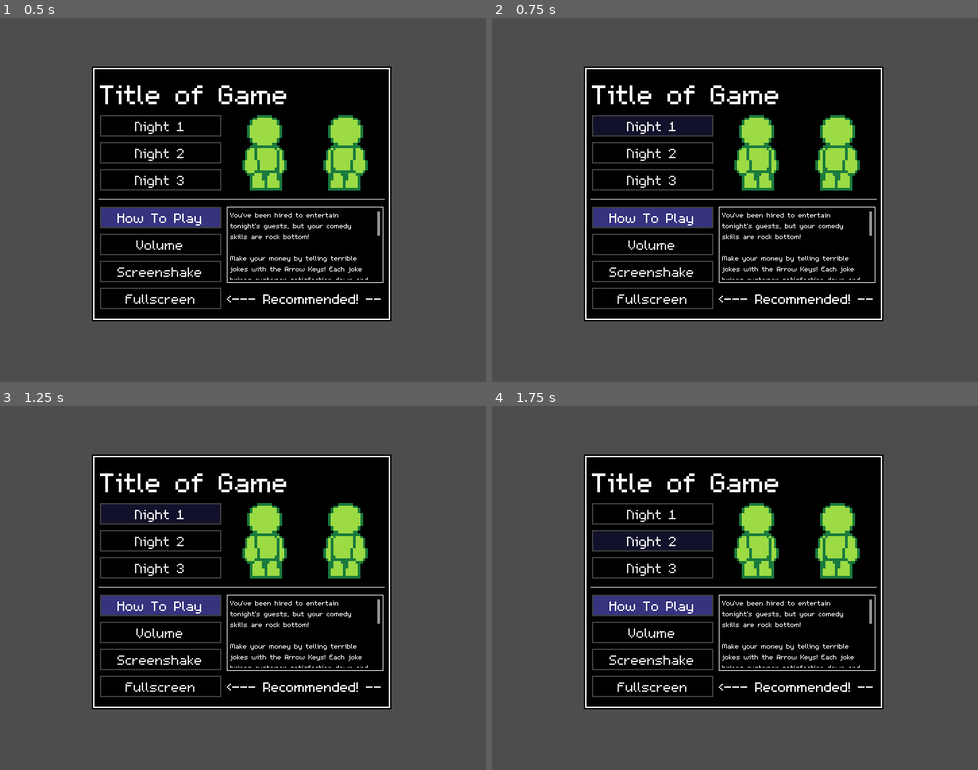
Above: before the commit, frames 1-4 (two rows, left to right).
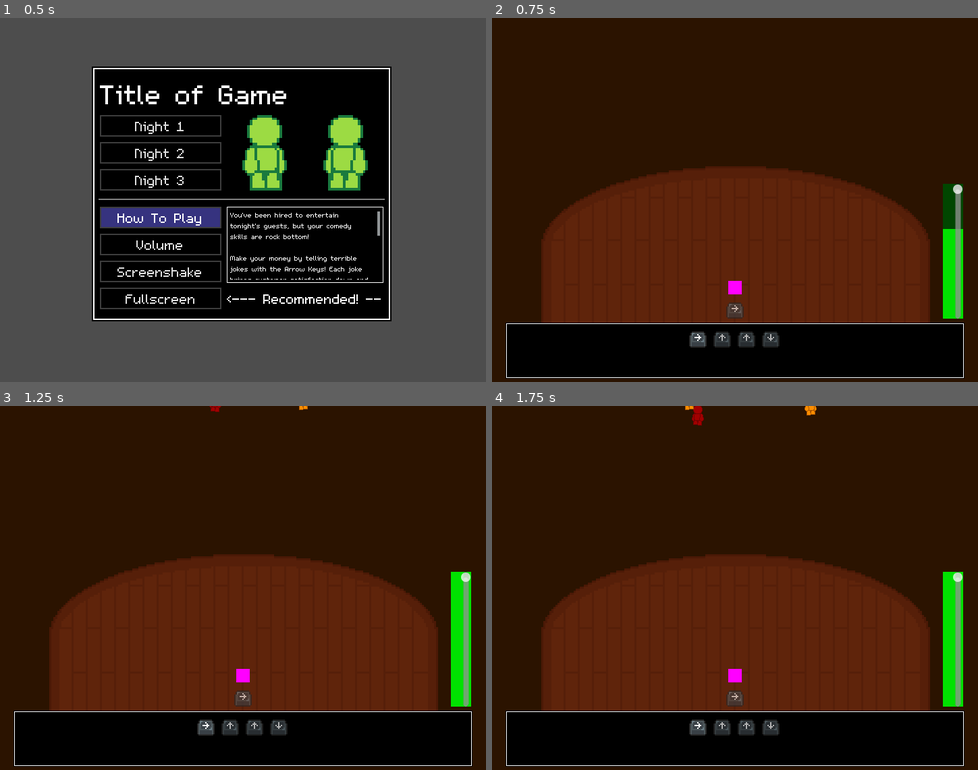
Above: after the commit, the same moments.

Repository: InRe-Dan/MiniJameGam34
Game: Godot game, scene res://menus/main_menu.tscn
The game is run twice, just before and just after one commit, with the same random seed, the same clock (stepped at 60 frames per second) and the same inputs.
Inputs (mouse positions are in pixels of both pictures, inside the frame that each line leads up to):
- Up to frame 1 (0.5 s): no input
- Up to frame 2 (0.75 s): click "Night 1" at 0.5 s
- Up to frame 3 (1.25 s): no input
- Up to frame 4 (1.75 s): click (652, 540) at 1.25 s, where only the run before the commit has a clickable "Night 2"

Frame 1 is identical in both runs. In frame 2, 100% of the frame differs, in the area x 0-100%, y 0-100%; in frame 3, 100%; in frame 4, 100%.

Commit message:
Readded main theme (merge conflict broked it)

Diff:
--- a/Main/main.tscn
+++ b/Main/main.tscn
@@ -179,11 +179,6 @@
 gizmo_extents = 240.0
 
 [node name="Audio" type="Node2D" parent="."]
-
-[node name="MainTheme" type="AudioStreamPlayer" parent="Audio"]
-stream = ExtResource("11_i2owt")
-volume_db = -2.0
-autoplay = true
 
 [node name="SuccessSound" type="AudioStreamPlayer" parent="Audio"]
 volume_db = -8.0
@@ -293,6 +288,10 @@
 [node name="Camera2D" type="Camera2D" parent="Anchor" groups=["camera"]]
 script = ExtResource("20_1uaoi")
 
+[node name="MainTheme" type="AudioStreamPlayer" parent="."]
+stream = ExtResource("19_ujp2a")
+autoplay = true
+
 [connection signal="satisfaction_changed" from="." to="HazardManager" method="_on_main_satisfaction_changed"]
 [connection signal="satisfaction_changed" from="." to="HazardManager/Audience" method="_on_main_satisfaction_changed"]
 [connection signal="got_hit" from="Player" to="." method="_on_player_got_hit"]
Not shown, changed: Assets/Audio/The Clown.mp3.import
Not shown: 2 places in Main/main.tscn that only renumber resources
